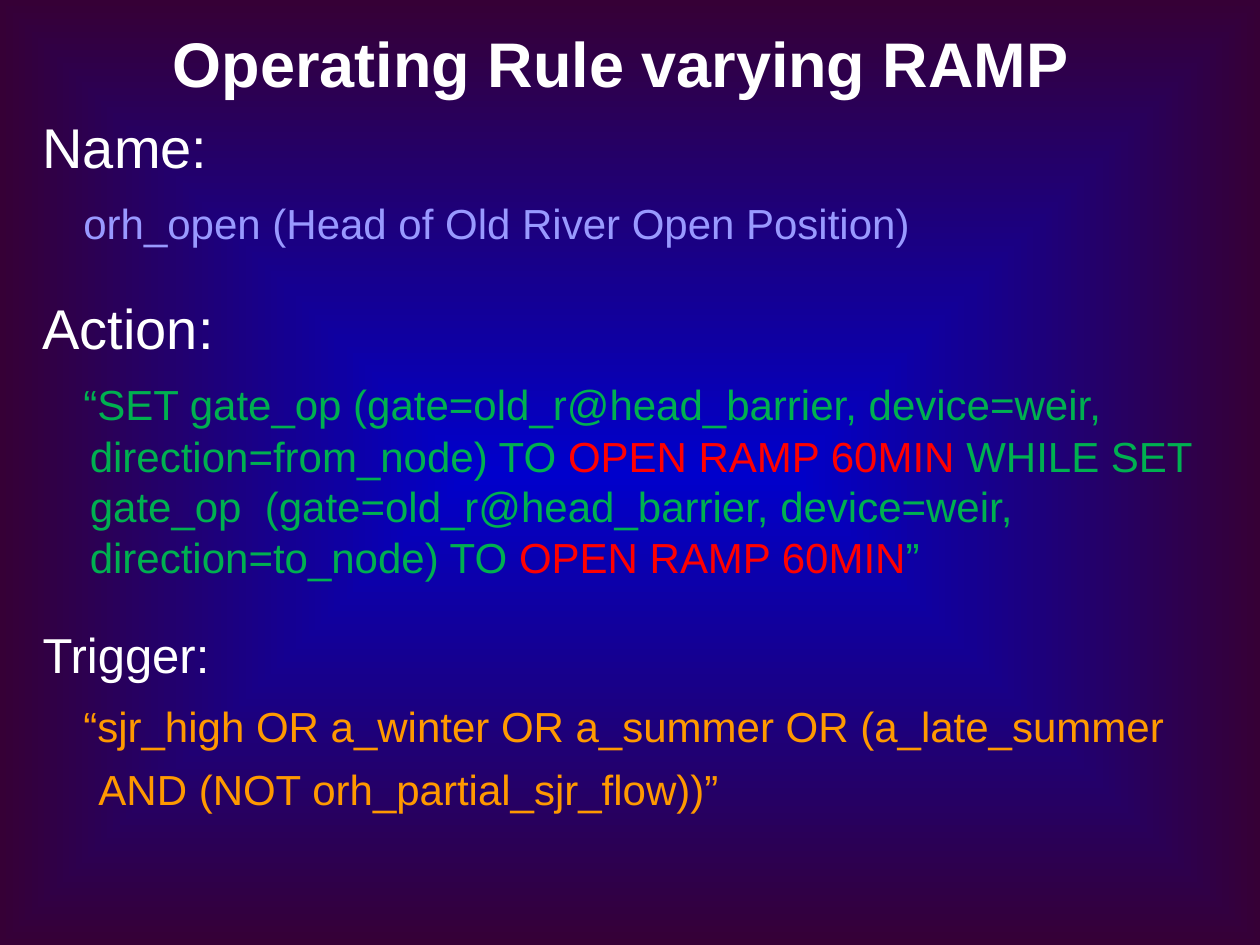
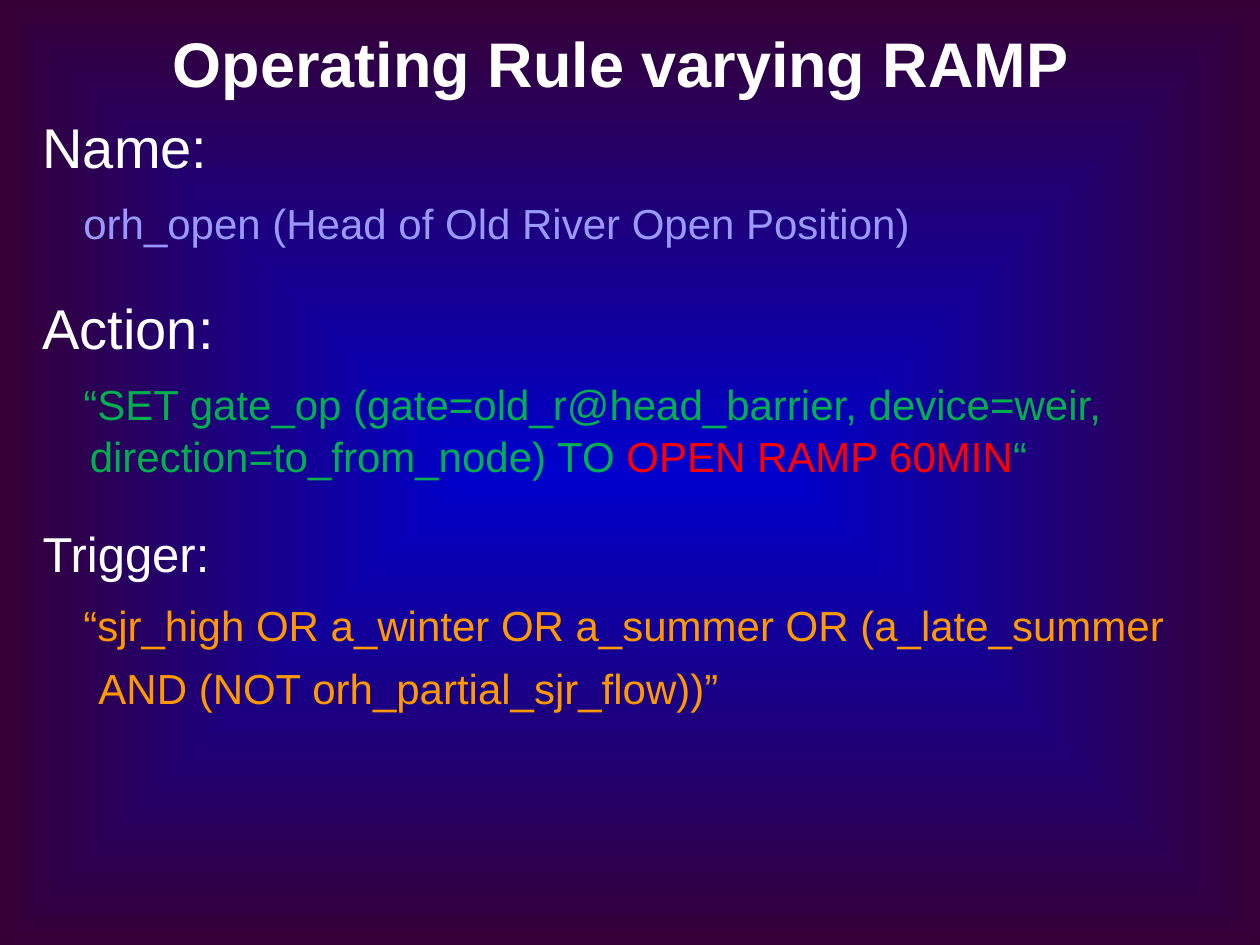
Before and after one commit to CADWRDeltaModeling/dsm2, a slide deck: slide 17 of dsm2/presentations/DSM2 Operting Rule.ppt (slide 20 before the commit). Drawn at 1260x945 pixels with LibreOffice and Linux fonts; fonts in the diff are those of the drawing. Boxes give left, top, right and bottom in pixels: in the first picture for what was removed or moved away, otherwise in the second. Text is boxed around its words. In the diff, an @@ line names an element or a change of style, - is before the commit and + after.

```diff
--- a/dsm2/presentations/DSM2 Operting Rule.ppt
+++ b/dsm2/presentations/DSM2 Operting Rule.ppt
@@ text at [83, 387, 1101, 480]: text changed @@
-“SET gate_op (gate=old_r@head_barrier, device=weir, direction=from_node) TO OPEN RAMP 60MIN WHILE SET gate_op (gate=old_r@head_barrier, device=weir, direction=to_node) TO OPEN RAMP 60MIN”
+“SET gate_op (gate=old_r@head_barrier, device=weir, direction=to_from_node) TO OPEN RAMP 60MIN“
```
Also in this commit, not shown: 2 other slides changed, 3 slides removed.
